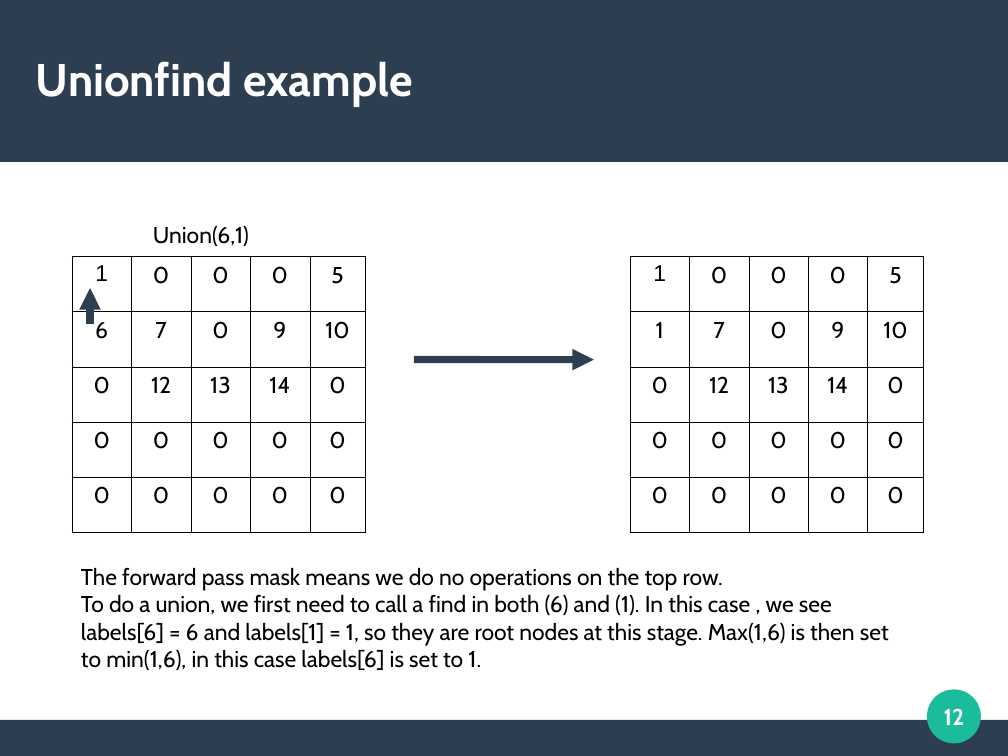
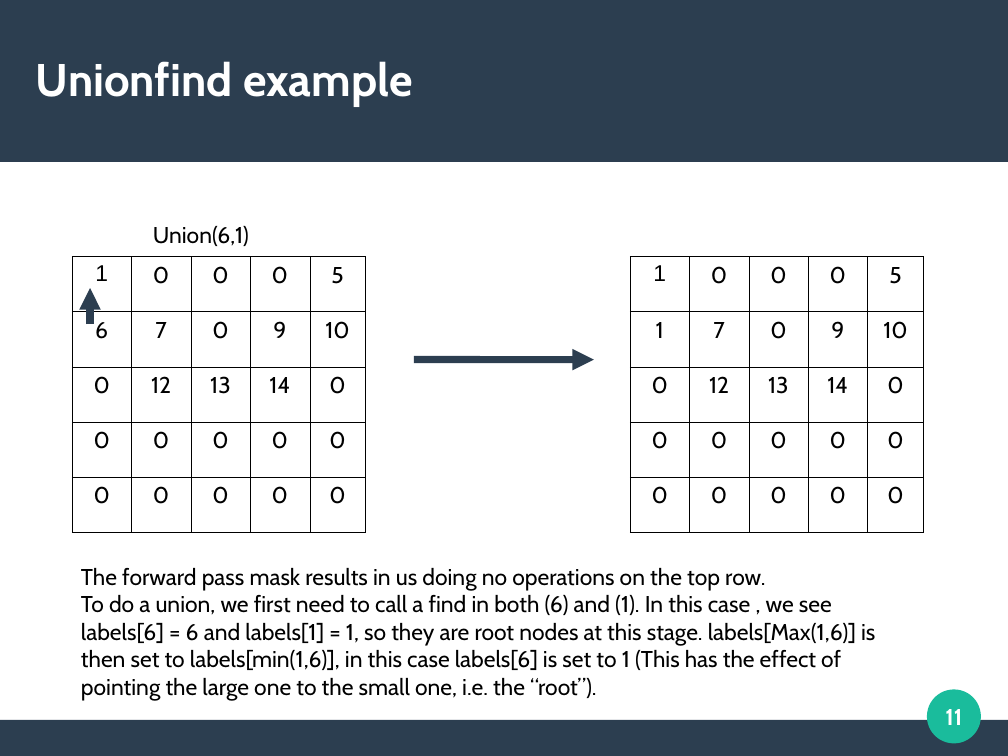
Before and after one commit to cycraig/ConnectedComponentsLabelling, a slide deck: slide 11 of presentation/Presentation.odp (slide 12 before the commit). Drawn at 1008x756 pixels with LibreOffice and Linux fonts; fonts in the diff are those of the drawing. Boxes give left, top, right and bottom in pixels: in the first picture for what was removed or moved away, otherwise in the second. Text is boxed around its words. In the diff, an @@ line names an element or a change of style, - is before the commit and + after.

```diff
--- a/presentation/Presentation.odp
+++ b/presentation/Presentation.odp
@@ text at [81, 568, 875, 701]: text changed @@
-The forward pass mask means we do no operations on the top row.
-To do a union, we first need to call a find in both (6) and (1). In this case , we see labels[6] = 6 and labels[1] = 1, so they are root nodes at this stage. Max(1,6) is then set to min(1,6), in this case labels[6] is set to 1.
+The forward pass mask results in us doing no operations on the top row.
+To do a union, we first need to call a find in both (6) and (1). In this case , we see labels[6] = 6 and labels[1] = 1, so they are root nodes at this stage. labels[Max(1,6)] is then set to labels[min(1,6)], in this case labels[6] is set to 1 (This has the effect of pointing the large one to the small one, i.e. the “root”).
@@ page number at [945, 709, 962, 725]: text changed @@
-12
+11
```
Also in this commit, not shown: 16 other slides changed, 2 slides added, 31 other files.
